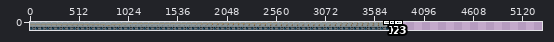
Two states of a sprite sheet, branches/Grafics_Under_Development/madtulip/objects/ship station/madtulip_shipstation.png. Above: a wide view before the commit, with the close-up outlined.
Close-up. Before the edit:
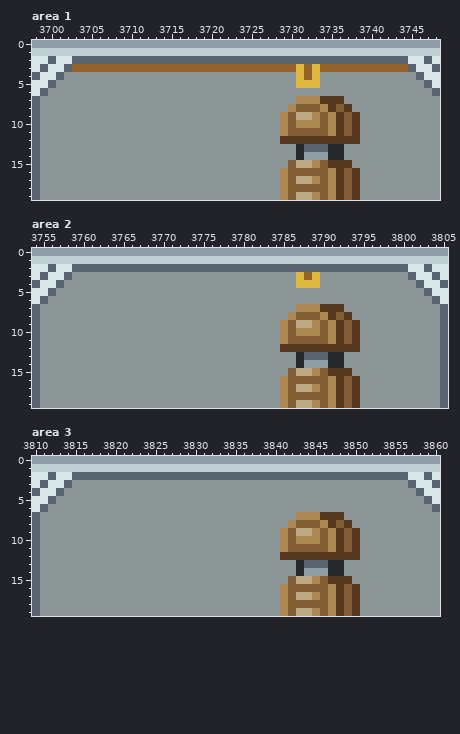
The file is 3864x56 pixels. Shown: area 1: x 3698..3748, y 0..19; area 2: x 3754..3805, y 0..19; area 3: x 3810..3860, y 0..19. The old version is drawn lined up with the new one, on the new canvas. The commit also changed other parts of the picture, which this record leaves out.
And afterwards:
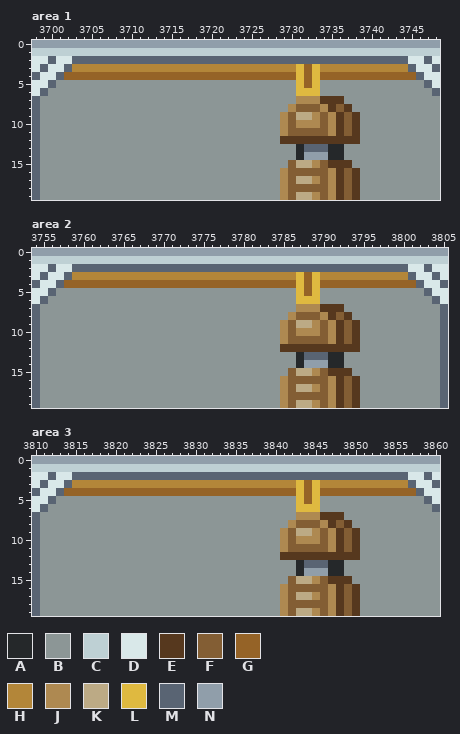
Palette (. is transparent): A #25282a  B #8c9696  C #bed0d4  D #d9e8e9  E #56381e  F #835e34  G #956327  H #b38639  J #ae8951  K #bcaa85  L #dfb940  M #596473  N #909eaa
Diff:
canvas 3864x56 -> 5320x56
Area 1:
Colour G replaces colour B in row 4 at x 3702 to 3730 and 3734 to 3745.
Colour G replaces colour L in row 5 at x 3732.
Colour H replaces colour G in row 3 at x 3703 to 3730 and 3734 to 3744.
Colour L replaces colour B in row 6 at x 3731 to 3733.
Area 2:
Colour G replaces colour B in row 4 at x 3758 to 3786 and 3790 to 3801; in row 5 at x 3788.
Colour G replaces colour L in row 4 at x 3788.
Colour H replaces colour B in row 3 at x 3759 to 3786 and 3790 to 3800.
Colour L replaces colour B in row 5 at x 3787 and 3789; in row 6 at x 3787 to 3789.
Area 3:
Colour G replaces colour B in row 3 at x 3844; in row 4 at x 3814 to 3842, 3844 and 3846 to 3857; in row 5 at x 3844.
Colour H replaces colour B in row 3 at x 3815 to 3842 and 3846 to 3856.
Colour L replaces colour B in rows 3 to 5 at x 3843 and 3845; in row 6 at x 3843 to 3845.
Changed places in both close-ups, as pixel boxes (x1, y1, x2, y2):
changed: (64, 64, 416, 96)
changed: (64, 272, 416, 304)
changed: (64, 480, 416, 512)
